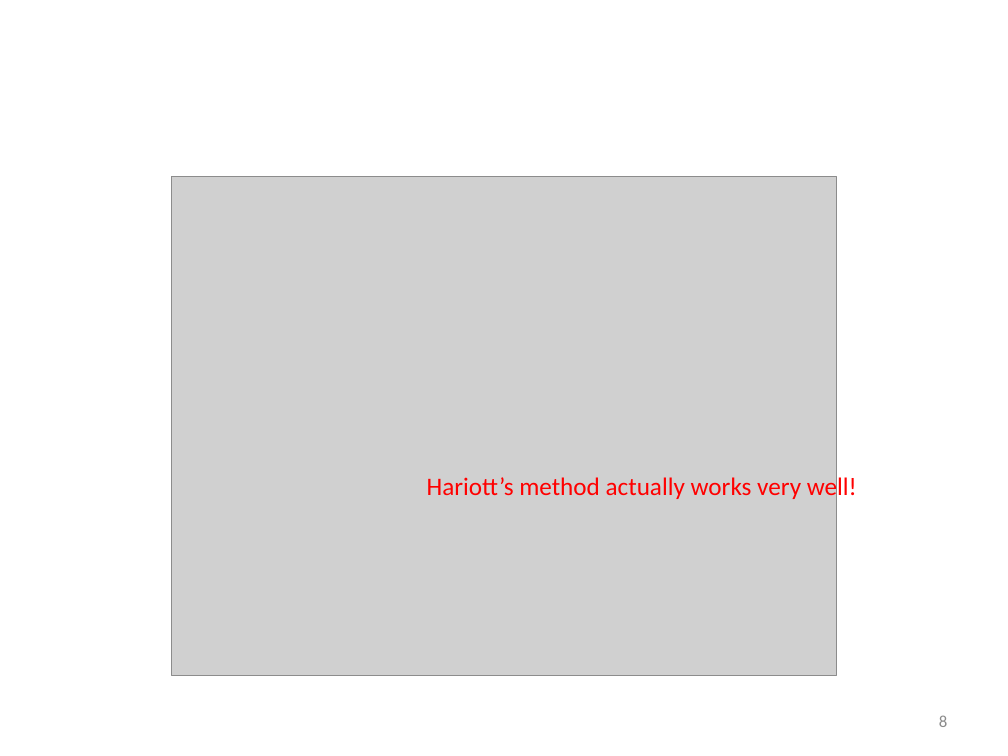
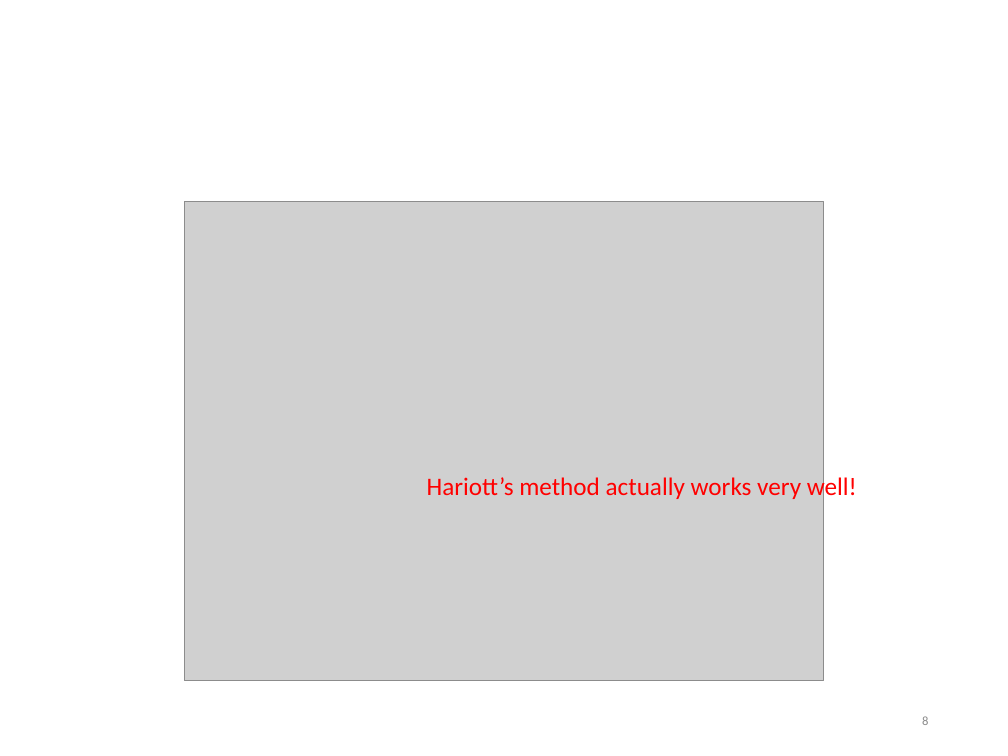
Before and after one commit to auralius/up_temperature_control_device, a slide deck: slide 8 of Activities/Presentations/SOPDT Optimization.pptx. Drawn at 1008x756 pixels with LibreOffice and Linux fonts; fonts in the diff are those of the drawing; grey boxes stand for pictures. Boxes give left, top, right and bottom in pixels: in the first picture for what was removed or moved away, otherwise in the second. Text is boxed around its words. In the diff, an @@ line names an element or a change of style, - is before the commit and + after.

```diff
--- a/Activities/Presentations/SOPDT Optimization.pptx
+++ b/Activities/Presentations/SOPDT Optimization.pptx
@@ picture: place and size @@
-picture at bbox=[171, 176, 837, 675]
+picture at bbox=[184, 202, 824, 681]
@@ page number: place and size @@
-page number at bbox=[939, 715, 947, 727]
+page number at bbox=[922, 716, 928, 725]
@@ page number at bbox=[922, 716, 928, 725]: size 12 to 9 pt @@
```
Also in this commit, not shown: 10 other slides changed, 1 slide added.
